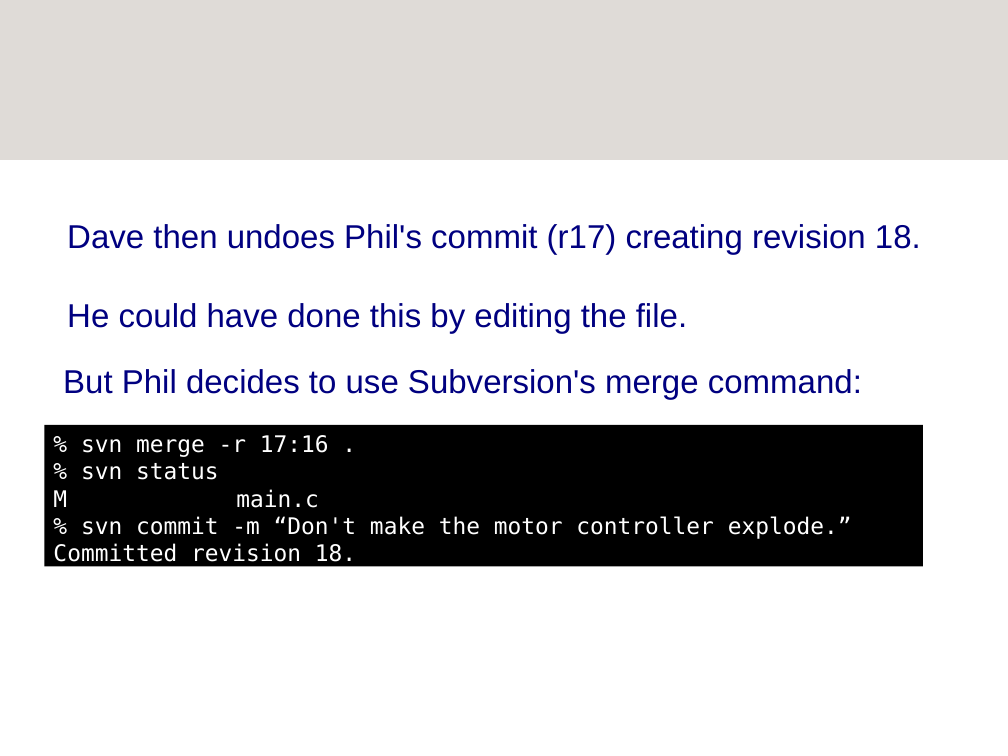
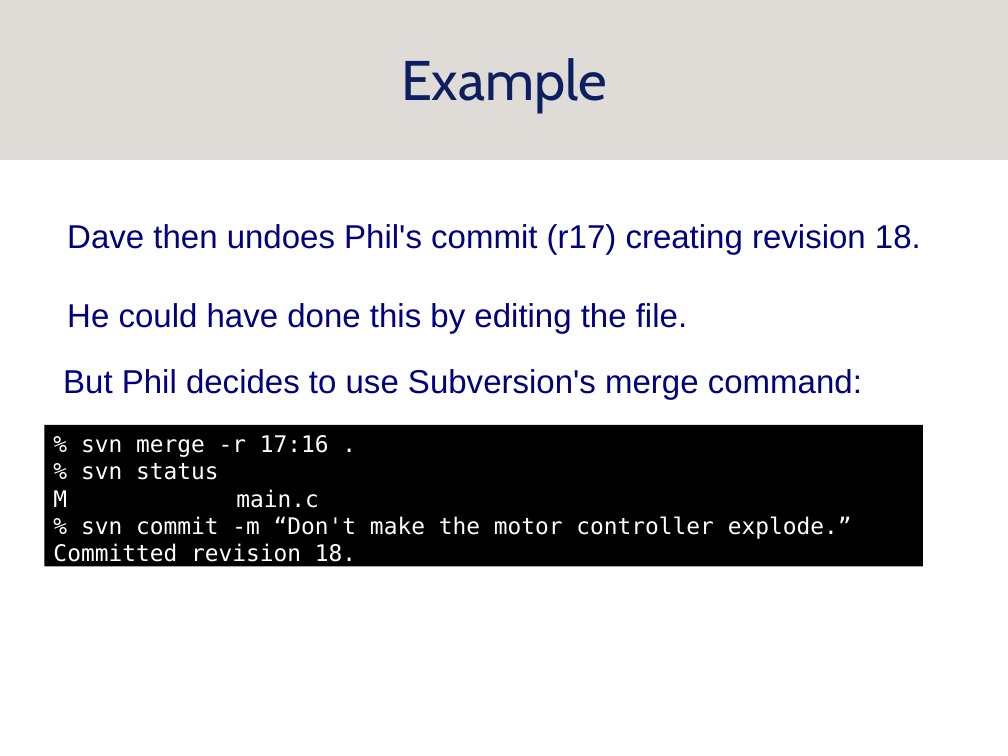
Before and after one commit to srobo/subversion-archive, a slide deck: slide 23 of presentations/subversion/svn.odp. Drawn at 1008x756 pixels with LibreOffice and Linux fonts; fonts in the diff are those of the drawing; background and template pictures are left out. Boxes give left, top, right and bottom in pixels: in the first picture for what was removed or moved away, otherwise in the second. Text is boxed around its words. In the diff, an @@ line names an element or a change of style, - is before the commit and + after.

```diff
--- a/presentations/subversion/svn.odp
+++ b/presentations/subversion/svn.odp
@@ title added at [401, 58, 607, 113], 44 pt, text #0D1F61 @@
+Example
```
Also in this commit, not shown: 2 other slides changed.
